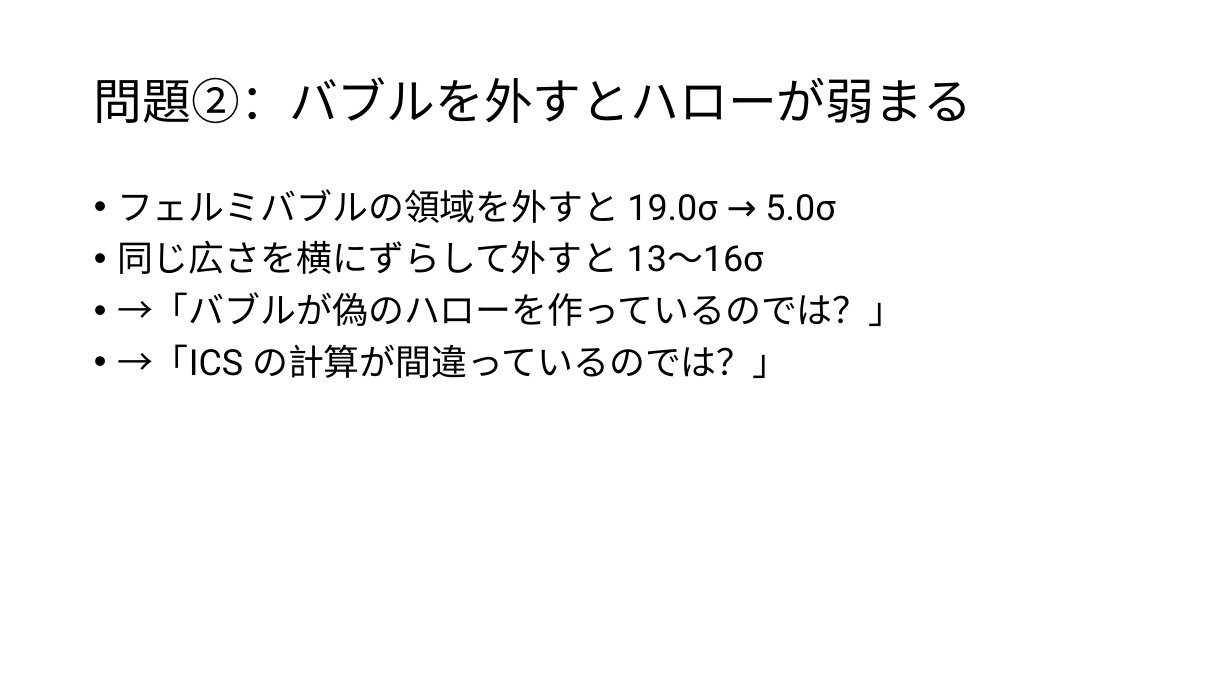
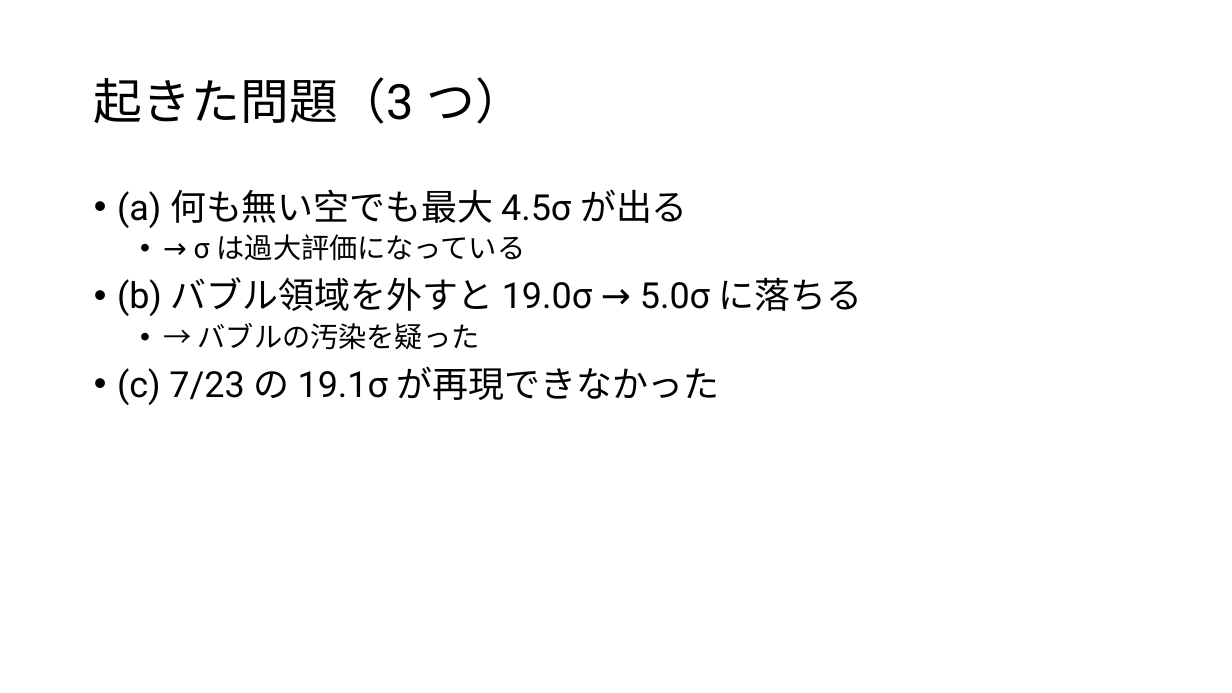
Before and after one commit to Mikann20041029/darkmatter-slides, a slide deck: slide 3 of slides/2026-10-02_研究進捗報告.pptx (slide 5 before the commit). Drawn at 1232x693 pixels with LibreOffice and Linux fonts; fonts in the diff are those of the drawing. Boxes give left, top, right and bottom in pixels: in the first picture for what was removed or moved away, otherwise in the second. Text is boxed around its words. In the diff, an @@ line names an element or a change of style, - is before the commit and + after.

```diff
--- a/slides/2026-10-02_研究進捗報告.pptx
+++ b/slides/2026-10-02_研究進捗報告.pptx
@@ title at [94, 77, 524, 124]: text changed @@
-問題②：バブルを外すとハローが弱まる
+起きた問題（3 つ）
@@ text at [117, 189, 863, 405]: text changed @@
-• フェルミバブルの領域を外すと 19.0σ → 5.0σ
-• 同じ広さを横にずらして外すと 13〜16σ
-• →「バブルが偽のハローを作っているのでは？」
-• →「ICS の計算が間違っているのでは？」
+• (a) 何も無い空でも最大 4.5σ が出る
+  • → σ は過大評価になっている
+• (b) バブル領域を外すと 19.0σ → 5.0σ に落ちる
+  • → バブルの汚染を疑った
+• (c) 7/23 の 19.1σ が再現できなかった
```
Also in this commit, not shown: 10 other slides changed, 5 slides added, 2 slides removed, 6 other files.
